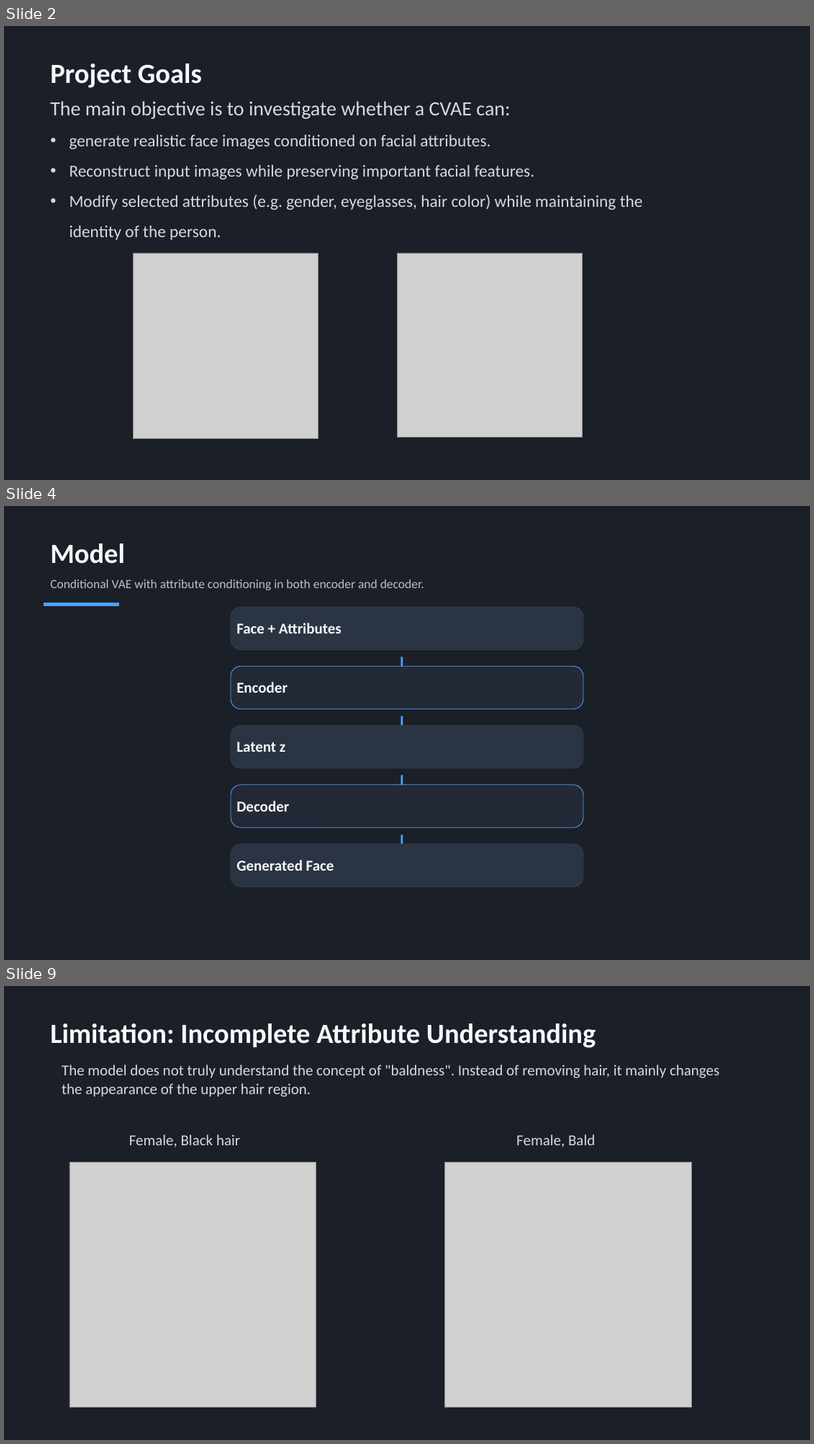
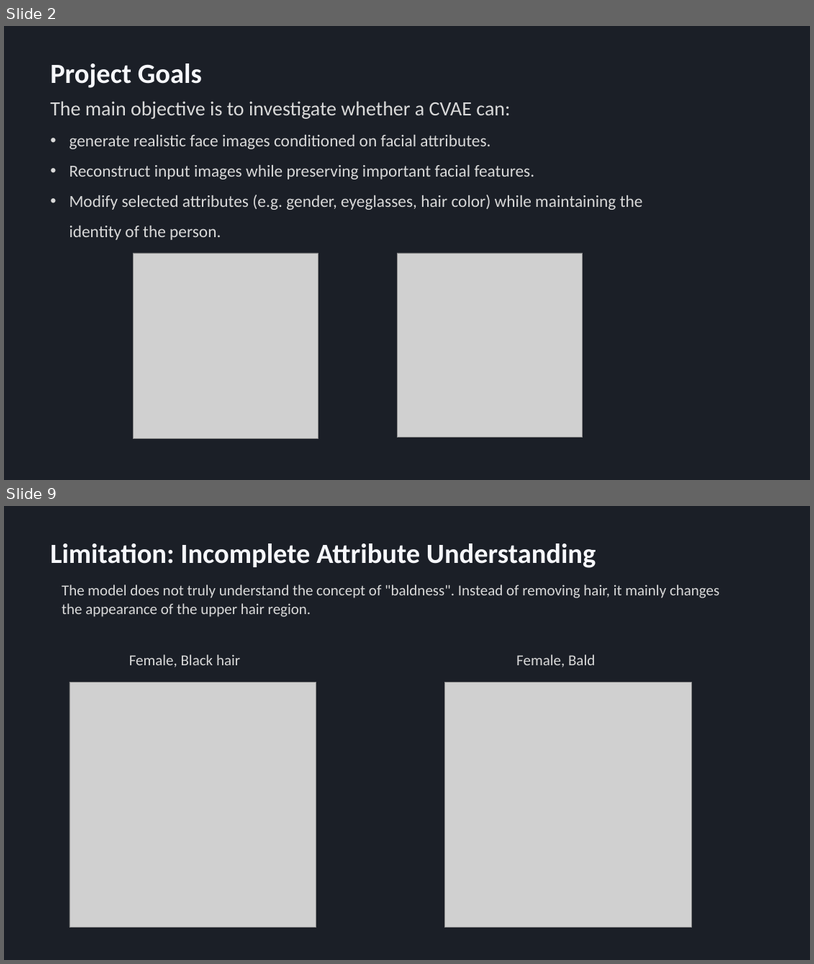
Before and after one commit to Waszka20/DL-Conditional-Face-Generation, a slide deck: presentation.pptx. Shown one above the other, each under a label of ours: slides 2, 4 and 9 before the commit, slides 2 and 9 after it; the slides between them are not shown. The pictures are 814x1444 and 814x964 pixels, drawn with LibreOffice and Linux fonts; fonts in the diff are those of the drawing; grey boxes stand for pictures. Boxes give left, top, right and bottom in pixels: in the first picture for what was removed or moved away, otherwise in the second. Text is boxed around its words. In the diff, an @@ line names an element or a change of style, - is before the commit and + after.

```diff
--- a/presentation.pptx
+++ b/presentation.pptx
@@ slide 4 removed at (x1=4, y1=506, x2=810, y2=960), background #1B1F27 @@
@@ text removed at (x1=50, y1=543, x2=125, y2=564) @@
-Model
@@ text removed at (x1=50, y1=579, x2=424, y2=590) @@
-Conditional VAE with attribute conditioning in both encoder and decoder.
@@ rectangle removed at (x1=44, y1=602, x2=119, y2=605) @@
@@ rounded rectangle removed at (x1=231, y1=607, x2=584, y2=650) @@
@@ text removed at (x1=237, y1=623, x2=342, y2=633) @@
-Face + Attributes
@@ text removed at (x1=388, y1=648, x2=426, y2=667) @@
-↓
@@ rounded rectangle removed at (x1=231, y1=667, x2=584, y2=709) @@
@@ text removed at (x1=237, y1=682, x2=288, y2=692) @@
-Encoder
@@ text removed at (x1=388, y1=708, x2=426, y2=726) @@
-↓
@@ rounded rectangle removed at (x1=231, y1=725, x2=584, y2=768) @@
@@ text removed at (x1=237, y1=741, x2=286, y2=752) @@
-Latent z
@@ rounded rectangle removed at (x1=231, y1=784, x2=584, y2=827) @@
@@ text removed at (x1=388, y1=767, x2=426, y2=785) @@
-↓
@@ text removed at (x1=237, y1=800, x2=289, y2=811) @@
-Decoder
@@ text removed at (x1=388, y1=826, x2=426, y2=845) @@
-↓
@@ rounded rectangle removed at (x1=231, y1=844, x2=584, y2=886) @@
@@ text removed at (x1=237, y1=860, x2=334, y2=870) @@
-Generated Face
```
Also in this commit, not shown: 5 slides changed, 2 slides added, 1 other slide removed, 1 other file.
